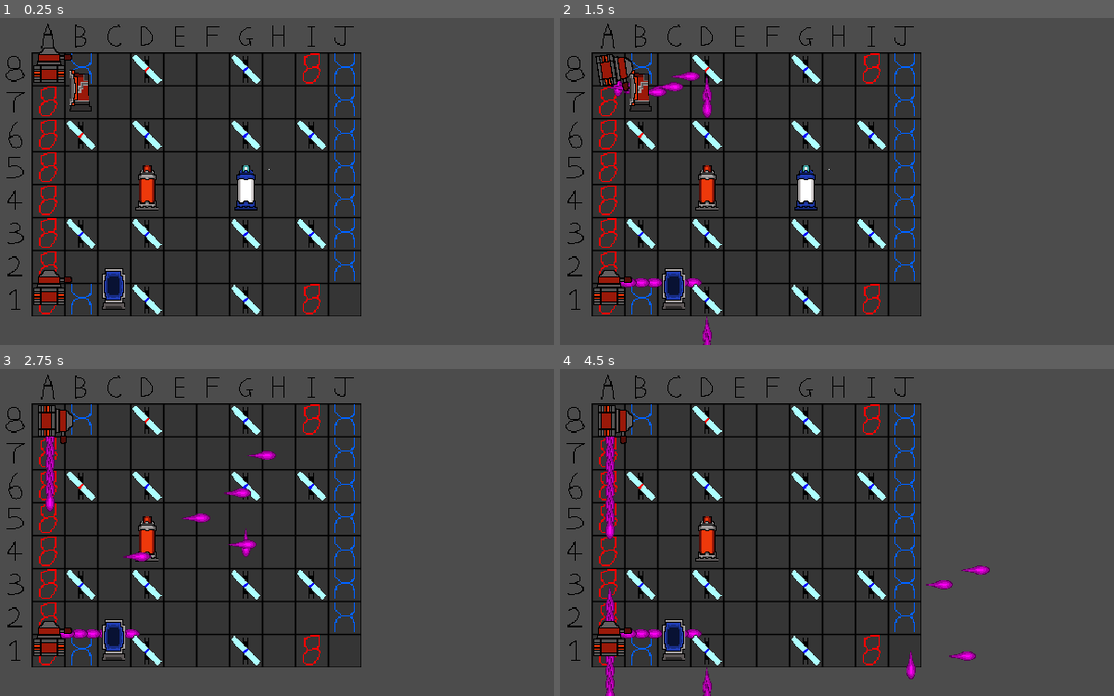
Above: before the commit, frames 1-4 (two rows, left to right).
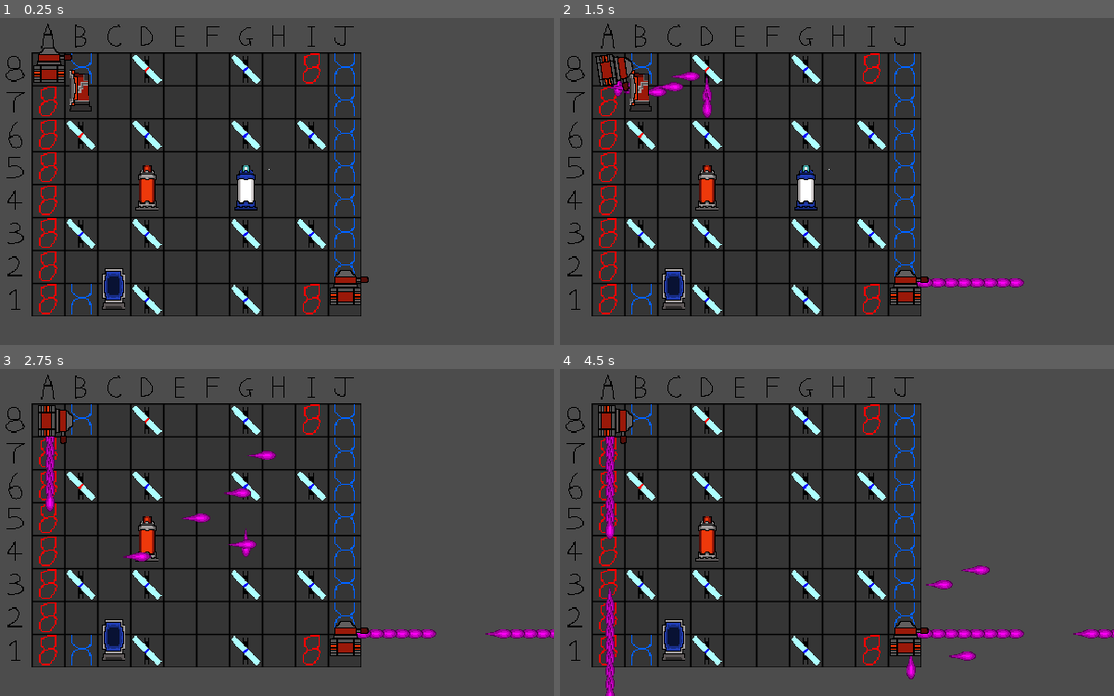
Above: after the commit, the same moments.

Repository: WhatDoor/LaserChess
Game: Godot game, scene res://Game.tscn
Same seed, same stepped clock (60 frames per second), same inputs: the game is played once before the commit and once after it.
Inputs (mouse positions are in pixels of both pictures, inside the frame that each line leads up to):
- Up to frame 1 (0.25 s): no input
- Up to frame 2 (1.5 s): tap Enter at 0.5 s; move the mouse to (609, 70) at 0.52 s; hold Space (End_Turn) 0.53-1.28 s; click (609, 70) at 0.67 s; move the mouse to (609, 103) at 1.27 s; tap Space (End_Turn) at 1.35 s; click (609, 103) at 1.42 s
- Up to frame 3 (2.75 s): move the mouse to (49, 486) at 2.02 s; hold Space (End_Turn) from 2.03 s (still down); click (49, 486) at 2.17 s
- Up to frame 4 (4.5 s): move the mouse to (609, 519) at 2.77 s; release Space (End_Turn) at 2.78 s; tap Space (End_Turn) at 2.85, 4.35 s; click (609, 519) at 2.92 s; move the mouse to (609, 552) at 3.52 s; hold Space (End_Turn) 3.53-4.28 s; click (609, 552) at 3.67 s; move the mouse to (609, 584) at 4.27 s; click (609, 584) at 4.42 s

The runs differ from the first frame. In frame 1, 1.0% of the frame differs, in the area x 6-67%, y 77-88%; in frame 2, 1.8%; in frame 3, 1.9%; in frame 4, 2.0%, in the area x 6-100%, y 77-100%.

Commit message:
Implemented switch swapping

Diff:
--- a/DefenderResources/Defender.gd
+++ b/DefenderResources/Defender.gd
@@ -8,6 +8,10 @@
 }
 
 export(ORIENTATION_TYPES) var orientation
+
+signal swap_clicked(self_node)
+
+onready var swapClickBox = $SwapClickBox
 
 func _ready():
 	rotationArrows = $RotationArrows #initalize rotation arrows
@@ -41,6 +45,12 @@
 	orientationNode.show()
 	orientationNode.get_node("DefendBox/DefendBox").disabled = false
 
+func make_swappable(swappable):
+	swapClickBox.enabled = swappable
+
+func get_type():
+	return "DEFENDER"
+
 func _on_ClickBox_input_event(viewport, event, shape_idx):
 	if (Helper.filterLeftClick(event)):
 		toggle_selected()
@@ -59,3 +69,6 @@
 func _on_RotationArrows_clicked_right():
 	print(self.name, " rotating left")
 	$Offset.rotation_degrees -= 90
+
+func _on_SwapClickBox_swap_clicked():
+	emit_signal("swap_clicked", self)
--- a/DefenderResources/Defender.tscn
+++ b/DefenderResources/Defender.tscn
@@ -7,6 +7,8 @@
 [ext_resource path="res://DefenderResources/redDefenderFront.png" type="Texture" id=5]
 [ext_resource path="res://EffectsResources/ClickBox.tscn" type="PackedScene" id=6]
 [ext_resource path="res://EffectsResources/RotationArrows.tscn" type="PackedScene" id=7]
+[ext_resource path="res://EffectsResources/SwapClickBox.tscn" type="PackedScene" id=8]
+[ext_resource path="res://EffectsResources/SwapClickBox.gd" type="Script" id=9]
 
 [sub_resource type="RectangleShape2D" id=1]
 extents = Vector2( 0.261966, 3.88968 )
@@ -16,6 +18,9 @@
 
 [sub_resource type="RectangleShape2D" id=3]
 extents = Vector2( 21.2775, 37.8385 )
+
+[sub_resource type="RectangleShape2D" id=4]
+extents = Vector2( 21.277, 37.838 )
 
 [node name="Defender" type="Node2D"]
 scale = Vector2( 0.3, 0.3 )
@@ -83,12 +88,29 @@
 position = Vector2( 0.328778, -17.4895 )
 scale = Vector2( 2.96741, 3.56175 )
 
+[node name="SwapClickBox" parent="." instance=ExtResource( 8 )]
+visible = false
+script = ExtResource( 9 )
+
+[node name="SwappableSprite" parent="SwapClickBox" index="0"]
+position = Vector2( 0.329, -17.489 )
+scale = Vector2( 2.967, 3.562 )
+
+[node name="SwapClickBox" parent="SwapClickBox" index="1"]
+position = Vector2( -1.132, -20.011 )
+shape = SubResource( 4 )
+
 [node name="RotationArrows" parent="." instance=ExtResource( 7 )]
 [connection signal="area_entered" from="Offset/Left/DefendBox" to="." method="_on_DefendBox_area_entered"]
 [connection signal="area_entered" from="Offset/Front/DefendBox" to="." method="_on_DefendBox_area_entered"]
 [connection signal="area_entered" from="Offset/DeathBox" to="." method="_on_DeathBox_area_entered"]
 [connection signal="input_event" from="ClickBox" to="." method="_on_ClickBox_input_event"]
+[connection signal="mouse_entered" from="SwapClickBox" to="SwapClickBox" method="_on_SwapClickBox_mouse_entered"]
+[connection signal="mouse_exited" from="SwapClickBox" to="SwapClickBox" method="_on_SwapClickBox_mouse_exited"]
+[connection signal="swap_clicked" from="SwapClickBox" to="." method="_on_SwapClickBox_swap_clicked"]
 [connection signal="clicked_left" from="RotationArrows" to="." method="_on_RotationArrows_clicked_left"]
 [connection signal="clicked_right" from="RotationArrows" to="." method="_on_RotationArrows_clicked_right"]
 
 [editable path="ClickBox"]
+
+[editable path="SwapClickBox"]
--- /dev/null
+++ b/EffectsResources/SwapClickBox.gd
@@ -0,0 +1,38 @@
+extends Area2D
+
+signal swap_clicked
+
+var enabled = false setget set_enabled
+
+var mouse_over = false
+
+func _ready():
+	 # Enables the input detection:
+	set_process_unhandled_input(true)
+
+	self.enabled = false
+
+func set_enabled(enabled):
+	enabled = enabled
+
+	if enabled:
+		self.show()
+		self.monitoring = true
+		self.monitorable = true
+
+	else:
+		self.hide()
+		self.monitoring = false
+		self.monitorable = false
+
+func _unhandled_input(event):
+	if Helper.filterLeftClick(event) and mouse_over:
+		get_tree().set_input_as_handled()
+		emit_signal("swap_clicked")
+
+func _on_SwapClickBox_mouse_entered():
+	mouse_over = true
+
+
+func _on_SwapClickBox_mouse_exited():
+	mouse_over = false
--- /dev/null
+++ b/EffectsResources/SwapClickBox.tscn
@@ -0,0 +1,12 @@
+[gd_scene load_steps=2 format=2]
+
+[ext_resource path="res://EffectsResources/SwappableSprite.png" type="Texture" id=1]
+
+[node name="SwapClickBox" type="Area2D"]
+collision_layer = 16
+collision_mask = 0
+
+[node name="SwappableSprite" type="Sprite" parent="."]
+texture = ExtResource( 1 )
+
+[node name="SwapClickBox" type="CollisionShape2D" parent="."]
--- a/Game.gd
+++ b/Game.gd
@@ -5,18 +5,31 @@
 
 var currently_selected_piece = null
 var currently_selected_squares = null
+var currently_swappable_pieces = []
 
 func _ready():
 	#Connect signal handlers for each piece and place each piece in the correct position on the board
 	for piece in pieces:
 		piece.connect("selected", self, "_on_piece_selected")
 		piece.connect("deselected", self, "_on_piece_deselected")
+
+		if piece.get_type() == "DEFENDER" or piece.get_type() == "DEFLECTOR":
+			piece.connect("swap_clicked", self, "_on_swappable_piece_clicked")
+
 		piece.position = board.get_square(piece.board_coords).position
+
+func _on_swappable_piece_clicked(click_piece):
+	print("Swapping ", currently_selected_piece.name, " with ", click_piece.name)
+	var currently_selected_piece_position = currently_selected_piece.position
+	currently_selected_piece.position = click_piece.position
+	click_piece.position = currently_selected_piece_position
+	_on_piece_deselected(currently_selected_piece)
+	click_piece.make_swappable(false)
 
 func _on_board_clicked(square, square_indexes):
 	print(square.name, " clicked")
 
-	#If
+	#If a piece has been selected and a highlighted square is chosen, then move the piece to that square
 	if currently_selected_piece != null and square_exists_in(currently_selected_squares, square):
 		print("moving ", currently_selected_piece.name, " to ", square.name)
 		currently_selected_piece.position = square.position
@@ -39,6 +52,10 @@
 		for squares in currently_selected_squares:
 			squares.set_selected(false)
 
+	#Make any currently swappable pieces unswappable
+	for p in currently_swappable_pieces:
+		p.make_swappable(false)
+
 	#Set the currently selected piece
 	currently_selected_piece = piece
 
@@ -60,9 +77,14 @@
 	for squares in currently_selected_squares:
 		squares.set_selected(false)
 
+	#Make any currently swappable pieces unswappable
+	for p in currently_swappable_pieces:
+		p.make_swappable(false)
+
 	#Unset the currently selected the piece and squares
 	currently_selected_piece = null
 	currently_selected_squares = null
+	currently_swappable_pieces = []
 
 func available_squares(square_name):
 	var available_square_list = []
@@ -128,7 +150,14 @@
 	for p in pieces:
 		if p.board_coords == square.name:
 			print(square.name, " occupied by ", p.name)
-			#IF PIECE IS SWITCH, test if the occupying piece is not deflector and defender
+
+			#BUT - if the selected piece is a switch, you should be able to select occupying defenders and deflectors
+			if currently_selected_piece.get_type() == "SWITCH" and (p.get_type() == "DEFENDER" or p.get_type() == "DEFLECTOR"):
+				#Make that piece swappable
+				p.make_swappable(true) #TODO - this code probably shouldnt be here, need to refactor
+				currently_swappable_pieces.append(p)
+				return true
+
 			return false
 
 	return true
--- a/Game.tscn
+++ b/Game.tscn
@@ -106,6 +106,6 @@
 fire_rate = 0.1
 
 [node name="BlueLaser" parent="." instance=ExtResource( 3 )]
-position = Vector2( -8, 112 )
+position = Vector2( 152, 112 )
 fire_rate = 0.1
 [connection signal="board_clicked" from="Board" to="." method="_on_board_clicked"]
--- a/KingResources/King.gd
+++ b/KingResources/King.gd
@@ -13,6 +13,9 @@
 		COLOUR.BLUE:
 			$Offset/RedKingSprite.hide()
 
+func get_type():
+	return "KING"
+
 func _on_ClickBox_input_event(viewport, event, shape_idx):
 	if (Helper.filterLeftClick(event)):
 		toggle_selected()
--- a/SwitchResources/Switch.gd
+++ b/SwitchResources/Switch.gd
@@ -16,6 +16,9 @@
 			$Offset/BlueSwitchSprite.hide()
 		COLOUR.BLUE:
 			$Offset/RedSwitchSprite.hide()
+
+func get_type():
+	return "SWITCH"
 
 func _on_BotHitBox_area_entered(blast):
 	var normalAngleOffset = 135
Not shown: 1 places in DefenderResources/Defender.tscn that only renumber resources
Not shown: 1 places in EffectsResources/RotationArrows.tscn that only renumber resources
Binary file added: EffectsResources/SwappableSprite.png
Not shown, added: EffectsResources/SwappableSprite.png.import
